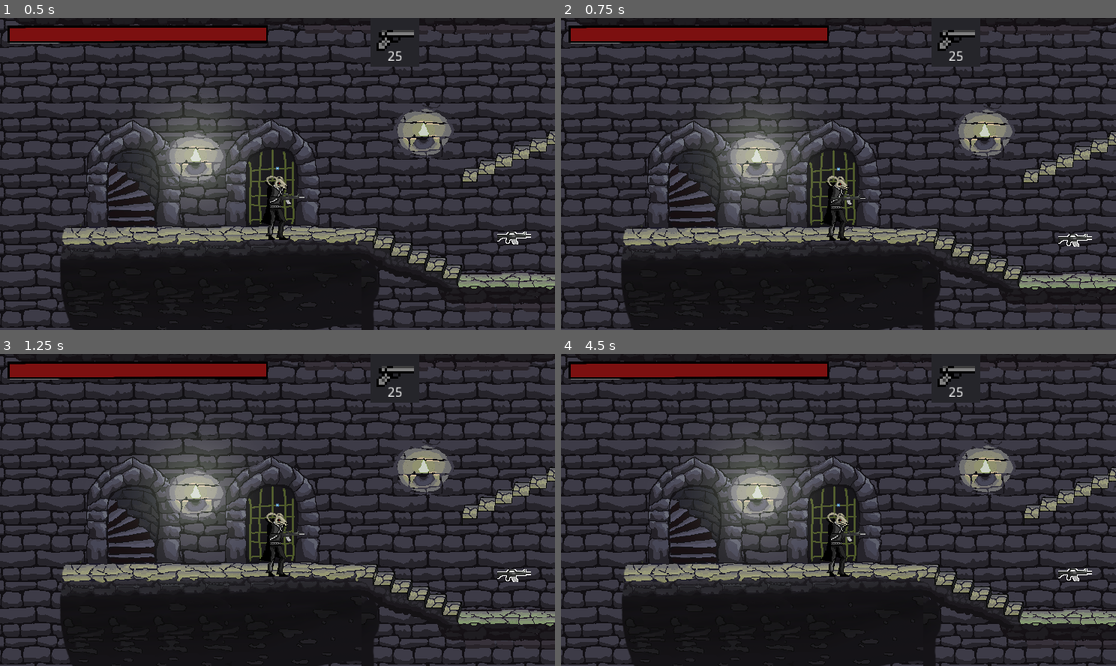
Above: before the commit, frames 1-4 (two rows, left to right).
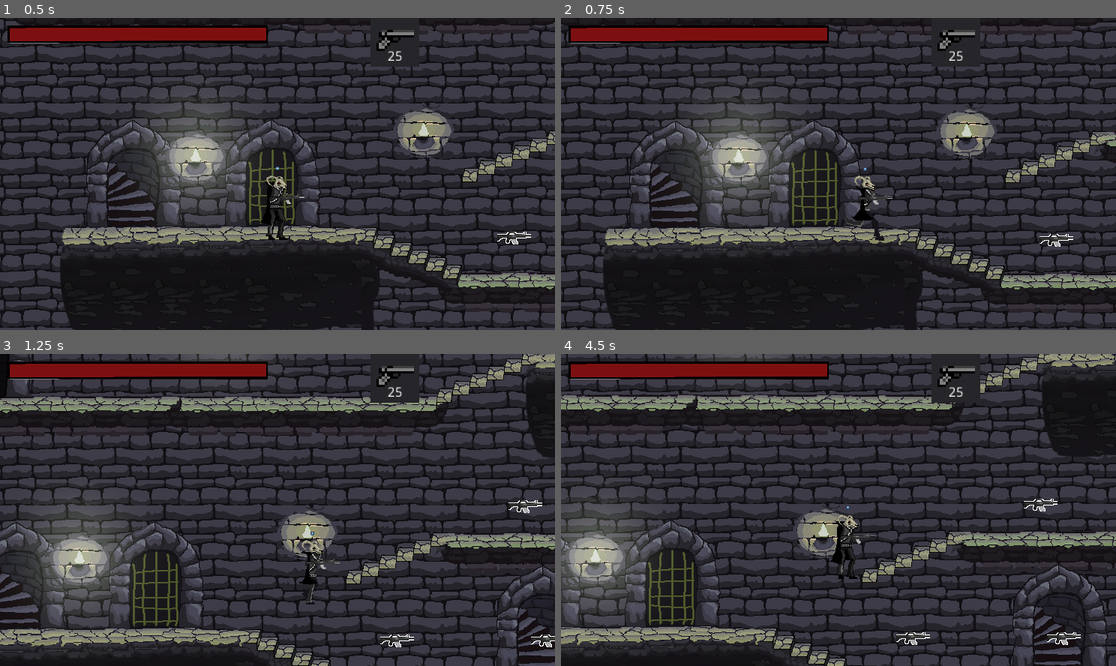
Above: after the commit, the same moments.

Repository: IgorBayerl/godot-game-liliths-crusade
Game: Godot game, scene res://src/Scenes/Main.tscn
Same seed, same stepped clock (60 frames per second), same inputs: the game is played once before the commit and once after it. The engine's default icon, where the game draws it, is replaced by a stand-in: a white triangle on a blue panel in a dark square.
Inputs (mouse positions are in pixels of both pictures, inside the frame that each line leads up to):
- Up to frame 1 (0.5 s): no input
- Up to frame 2 (0.75 s): move the mouse to (960, 158) at 0.52 s; hold Right (move_RIGHT, bound only after the commit) from 0.53 s (still down); tap 1 (Gun_1) at 0.6 s; click (960, 158) at 0.67 s
- Up to frame 3 (1.25 s): keep holding Right (move_RIGHT, bound only after the commit); tap Space (jump, bound only after the commit) at 0.77 s
- Up to frame 4 (4.5 s): release Right (move_RIGHT, bound only after the commit) at 1.25 s; drag from (727, 525) to (1077, 575) at 1.27 s; move the mouse to (894, 441) at 2.02 s; hold Left (move_LEFT, bound only after the commit) 2.03-2.75 s; tap 3 (Gun_3) at 2.1 s; drag from (810, 572) to (672, 463) at 2.77 s; move the mouse to (1005, 556) at 3.52 s; hold Right (move_RIGHT, bound only after the commit) 3.53-4.25 s; tap L (hability, bound only before the commit) at 3.6 s; tap Space (jump, bound only after the commit) at 3.77 s; drag from (672, 463) to (755, 432) at 4.27 s

Frame 1 is identical in both runs. In frame 2, 28% of the frame differs, in the area x 0-100%, y 0-100%; in frame 3, 59%; in frame 4, 61%.

Commit message:
remap controls

Diff:
--- a/project.godot
+++ b/project.godot
@@ -53,42 +53,42 @@
 }
 shoot={
 "deadzone": 0.5,
-"events": [ Object(InputEventKey,"resource_local_to_scene":false,"resource_name":"","device":0,"alt":false,"shift":false,"control":false,"meta":false,"command":false,"pressed":false,"scancode":75,"unicode":0,"echo":false,"script":null)
+"events": [ Object(InputEventKey,"resource_local_to_scene":false,"resource_name":"","device":0,"alt":false,"shift":false,"control":false,"meta":false,"command":false,"pressed":false,"scancode":67,"unicode":0,"echo":false,"script":null)
  ]
 }
 interact={
 "deadzone": 0.5,
-"events": [ Object(InputEventKey,"resource_local_to_scene":false,"resource_name":"","device":0,"alt":false,"shift":false,"control":false,"meta":false,"command":false,"pressed":false,"scancode":72,"unicode":0,"echo":false,"script":null)
+"events": [ Object(InputEventKey,"resource_local_to_scene":false,"resource_name":"","device":0,"alt":false,"shift":false,"control":false,"meta":false,"command":false,"pressed":false,"scancode":88,"unicode":0,"echo":false,"script":null)
  ]
 }
 jump={
 "deadzone": 0.5,
-"events": [ Object(InputEventKey,"resource_local_to_scene":false,"resource_name":"","device":0,"alt":false,"shift":false,"control":false,"meta":false,"command":false,"pressed":false,"scancode":74,"unicode":0,"echo":false,"script":null)
+"events": [ Object(InputEventKey,"resource_local_to_scene":false,"resource_name":"","device":0,"alt":false,"shift":false,"control":false,"meta":false,"command":false,"pressed":false,"scancode":32,"unicode":0,"echo":false,"script":null)
  ]
 }
 hability={
 "deadzone": 0.5,
-"events": [ Object(InputEventKey,"resource_local_to_scene":false,"resource_name":"","device":0,"alt":false,"shift":false,"control":false,"meta":false,"command":false,"pressed":false,"scancode":76,"unicode":0,"echo":false,"script":null)
+"events": [ Object(InputEventKey,"resource_local_to_scene":false,"resource_name":"","device":0,"alt":false,"shift":false,"control":false,"meta":false,"command":false,"pressed":false,"scancode":90,"unicode":0,"echo":false,"script":null)
  ]
 }
 move_UP={
 "deadzone": 0.5,
-"events": [ Object(InputEventKey,"resource_local_to_scene":false,"resource_name":"","device":0,"alt":false,"shift":false,"control":false,"meta":false,"command":false,"pressed":false,"scancode":87,"unicode":0,"echo":false,"script":null)
+"events": [ Object(InputEventKey,"resource_local_to_scene":false,"resource_name":"","device":0,"alt":false,"shift":false,"control":false,"meta":false,"command":false,"pressed":false,"scancode":16777232,"unicode":0,"echo":false,"script":null)
  ]
 }
 move_DOWN={
 "deadzone": 0.5,
-"events": [ Object(InputEventKey,"resource_local_to_scene":false,"resource_name":"","device":0,"alt":false,"shift":false,"control":false,"meta":false,"command":false,"pressed":false,"scancode":83,"unicode":0,"echo":false,"script":null)
+"events": [ Object(InputEventKey,"resource_local_to_scene":false,"resource_name":"","device":0,"alt":false,"shift":false,"control":false,"meta":false,"command":false,"pressed":false,"scancode":16777234,"unicode":0,"echo":false,"script":null)
  ]
 }
 move_LEFT={
 "deadzone": 0.5,
-"events": [ Object(InputEventKey,"resource_local_to_scene":false,"resource_name":"","device":0,"alt":false,"shift":false,"control":false,"meta":false,"command":false,"pressed":false,"scancode":65,"unicode":0,"echo":false,"script":null)
+"events": [ Object(InputEventKey,"resource_local_to_scene":false,"resource_name":"","device":0,"alt":false,"shift":false,"control":false,"meta":false,"command":false,"pressed":false,"scancode":16777231,"unicode":0,"echo":false,"script":null)
  ]
 }
 move_RIGHT={
 "deadzone": 0.5,
-"events": [ Object(InputEventKey,"resource_local_to_scene":false,"resource_name":"","device":0,"alt":false,"shift":false,"control":false,"meta":false,"command":false,"pressed":false,"scancode":68,"unicode":0,"echo":false,"script":null)
+"events": [ Object(InputEventKey,"resource_local_to_scene":false,"resource_name":"","device":0,"alt":false,"shift":false,"control":false,"meta":false,"command":false,"pressed":false,"scancode":16777233,"unicode":0,"echo":false,"script":null)
  ]
 }
 Gun_1={
